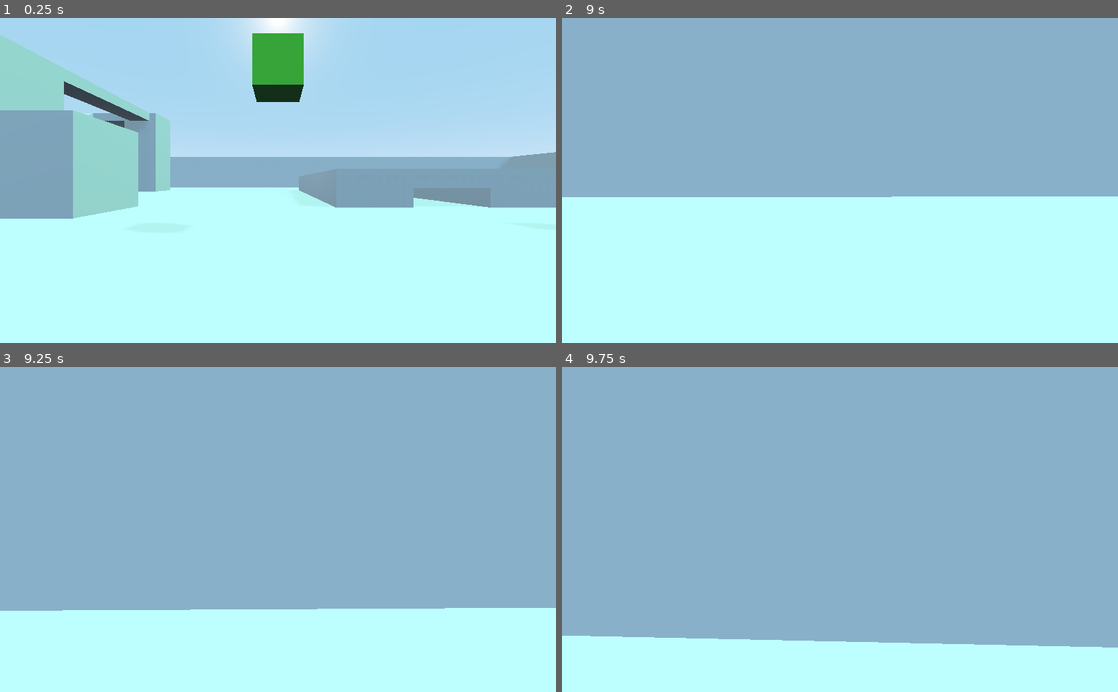
Above: before the commit, frames 1-4 (two rows, left to right).
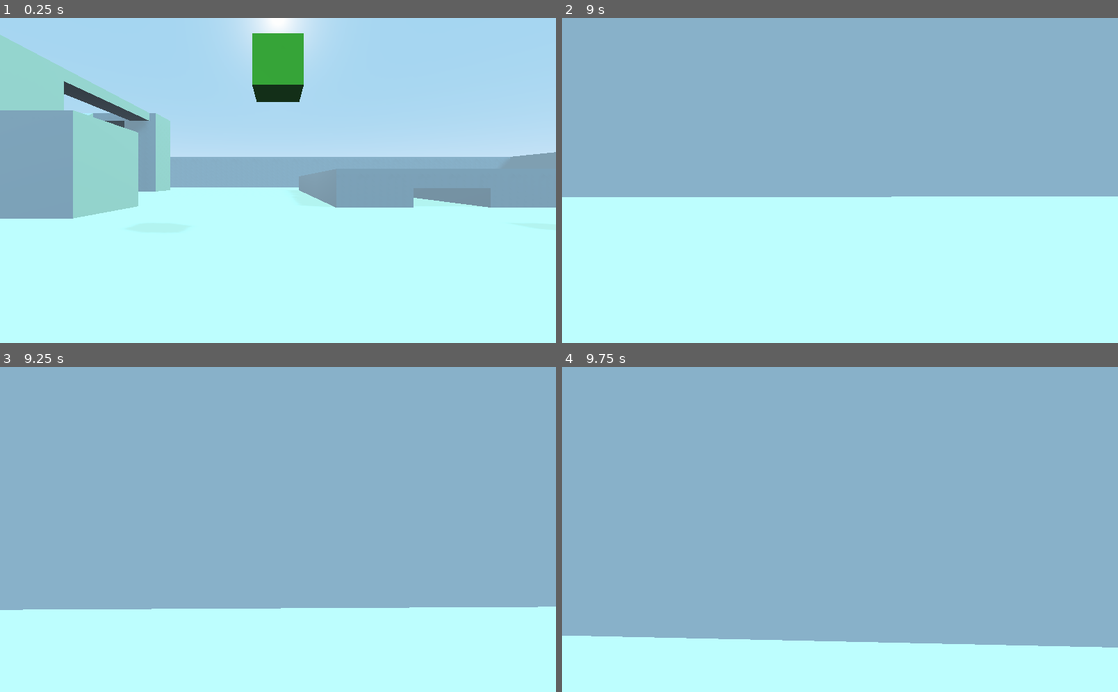
Above: after the commit, the same moments.

Repository: babypandabear3/bpb_fps_controller
Game: Godot game, scene res://demo/demo_scene.tscn
The game is run twice, just before and just after one commit, with the same random seed, the same clock (stepped at 60 frames per second) and the same inputs.
Inputs (mouse positions are in pixels of both pictures, inside the frame that each line leads up to):
- Up to frame 1 (0.25 s): no input
- Up to frame 2 (9 s): move the mouse to (834, 187) at 0.52 s; hold W (movement_forward) 0.53-2.78 s; tap E (action_activate) at 0.6, 4.35, 8.1 s; tap Space (movement_jump) at 0.77, 1.52, 3.02, 3.77, 4.52, 6.02, 6.77, 7.52 s; move the mouse to (878, 183) at 1.27 s; tap C (action_crouch_toggle) at 1.35, 5.1, 8.85 s; move the mouse to (795, 177) at 2.02 s; click (795, 177) at 2.1 s; move the mouse to (845, 180) at 2.77 s; hold A (movement_left) 2.78-3.53 s; tap Shift (action_sprint) at 2.85 s; move the mouse to (817, 174) at 3.52 s; hold W (movement_forward) 3.53-5.78 s; tap Q (action_toggle_fly) at 3.6, 7.35 s; move the mouse to (867, 180) at 4.27 s; move the mouse to (812, 180) at 5.02 s; move the mouse to (851, 174) at 5.77 s; hold D (movement_right) 5.78-6.53 s; click (851, 174) at 5.85 s; move the mouse to (834, 187) at 6.52 s; hold Shift (action_sprint) 6.53-7.28 s; hold W (movement_forward) 6.53-8.78 s; move the mouse to (878, 183) at 7.27 s; move the mouse to (795, 177) at 8.02 s; move the mouse to (845, 180) at 8.77 s; hold A (movement_left) from 8.78 s (still down)
- Up to frame 3 (9.25 s): keep holding A (movement_left); tap Space (movement_jump) at 9.02 s
- Up to frame 4 (9.75 s): move the mouse to (817, 523) at 9.52 s; release A (movement_left) at 9.53 s; hold W (movement_forward) from 9.53 s (still down); click (817, 523) at 9.6 s

Frames 1-2 are identical in both runs. In frame 3, 0.3% of the frame differs, in the area x 0-100%, y 73-75%; in frame 4, less than 0.1%.

Commit message:
fix stair climbing

Diff:
--- a/player_controller/Player.gd
+++ b/player_controller/Player.gd
@@ -69,7 +69,6 @@
 onready var root_ray_stair = $root_ray_stair
 onready var ray_stair1 = $root_ray_stair/ray_stair1
 onready var ray_stair2 = $root_ray_stair/ray_stair2
-onready var ray_stair3 = $root_ray_stair/ray_stair3
 
 var recoil = Vector3.ZERO
 var recoil_deacc = 0.9
@@ -106,7 +105,7 @@
 
 	ray_stair1.add_exception(self)
 	ray_stair2.add_exception(self)
-	ray_stair3.add_exception(self)
+	#ray_stair3.add_exception(self)
 
 func get_default_activate_data():
 	activate_data.mouse_sensitivity = MOUSE_SENSITIVITY
@@ -175,10 +174,8 @@
 func try_climb_stairs():
 	ray_stair1.force_update_transform()
 	ray_stair2.force_update_transform()
-	ray_stair3.force_update_transform()
 	ray_stair1.force_raycast_update()
 	ray_stair2.force_raycast_update()
-	ray_stair3.force_raycast_update()
 
 	var ret = false
 	if ray_stair2.is_colliding() and velocity_h.length() > 4.0:
@@ -189,12 +186,7 @@
 				if d1 - d2 > 0.1:
 					ret = true
 			else:
-				if ray_stair3.is_colliding():
-					#DOUBLE CHECK BECAUSE SOMETIMES FOR WHATEVER REASON
-					#RAY_STAIR1 FAILS TO DETECT WALL EVEN THOUGH IT'S CLEAR THE WALL IS THERE
-					ret = false
-				else:
-					ret = true
+				ret = true
 	return ret
 
 
@@ -257,9 +249,14 @@
 		velocity_h = prev_vel_h
 
 	#ROTATE ROOT RAY STAIR
-	var look_at_target = global_transform.origin + (velocity_h * Vector3(1,0,1))
-	if not look_at_target.is_equal_approx(global_transform.origin):
+	var look_at_target = root_ray_stair.global_transform.origin + (velocity_h * Vector3(1,0,1))
+	if not look_at_target.is_equal_approx(root_ray_stair.global_transform.origin):
 		root_ray_stair.look_at(look_at_target, Vector3.UP)
+
+	#CLIMBING STAIR CHECKING
+	var climb_stair = try_climb_stairs()
+	if climb_stair:
+		snap_vector = Vector3()
 
 	#VERTICAL VELOCITY
 	if input_jump > 0 and air_borne < coyote_time:
@@ -277,12 +274,13 @@
 				snap_vector = -floor_collision.normal
 			speed_v = 0.1
 		else: #SLOPE TOO STEEP, SLIDE DOWN
-			var slide_vector = floor_normal
-			slide_vector.y = 0
-			slide_vector = slide_vector.normalized()
-			velocity_h = velocity_h.slide(slide_vector)
-			vertical_vector = Vector3.DOWN.slide(floor_collision.normal)
-			speed_v = on_slope_steep_speed
+			if not climb_stair:
+				var slide_vector = floor_normal
+				slide_vector.y = 0
+				slide_vector = slide_vector.normalized()
+				velocity_h = velocity_h.slide(slide_vector)
+				vertical_vector = Vector3.DOWN.slide(floor_collision.normal)
+				speed_v = on_slope_steep_speed
 		velocity_v = vertical_vector * speed_v
 	else:
 		#ON AIR
@@ -303,10 +301,6 @@
 	var recoil_force = (global_transform.basis.x * recoil.x) + (global_transform.basis.y * recoil.y) + (global_transform.basis.z * recoil.z)
 	velocity += recoil_force * delta * 60
 	recoil *= recoil_deacc * delta * 60
-
-	var climb_stair = try_climb_stairs()
-	if climb_stair:
-		snap_vector = Vector3()
 
 	var _vel = move_and_slide_with_snap(velocity, snap_vector, Vector3.UP, true, 4, deg2rad(45), false)
 
--- a/player_controller/Player.tscn
+++ b/player_controller/Player.tscn
@@ -155,16 +155,12 @@
 [node name="root_ray_stair" type="Spatial" parent="."]
 transform = Transform( 1, 0, 0, 0, 1, 0, 0, 0, 1, 0, -1.1, 0 )
 
-[node name="ray_stair1" type="RayCast" parent="root_ray_stair"]
-transform = Transform( 1, 0, 0, 0, 1, 0, 0, 0, 1, 0, -0.05, 0 )
-cast_to = Vector3( 0, 0, -0.5 )
-
-[node name="ray_stair3" type="RayCast" parent="root_ray_stair"]
-transform = Transform( 1, 0, 0, 0, 1, 0, 0, 0, 1, 0, -0.05, 0 )
-enabled = true
-cast_to = Vector3( 0, 0, -0.5 )
-
 [node name="ray_stair2" type="RayCast" parent="root_ray_stair"]
 transform = Transform( 1, 0, 0, 0, 1, 0, 0, 0, 1, 0, -0.25, 0 )
 enabled = true
 cast_to = Vector3( 0, 0, -0.5 )
+
+[node name="ray_stair1" type="RayCast" parent="root_ray_stair"]
+transform = Transform( 1, 0, 0, 0, 1, 0, 0, 0, 1, 0, 0.1, 0 )
+enabled = true
+cast_to = Vector3( 0, 0, -0.5 )
